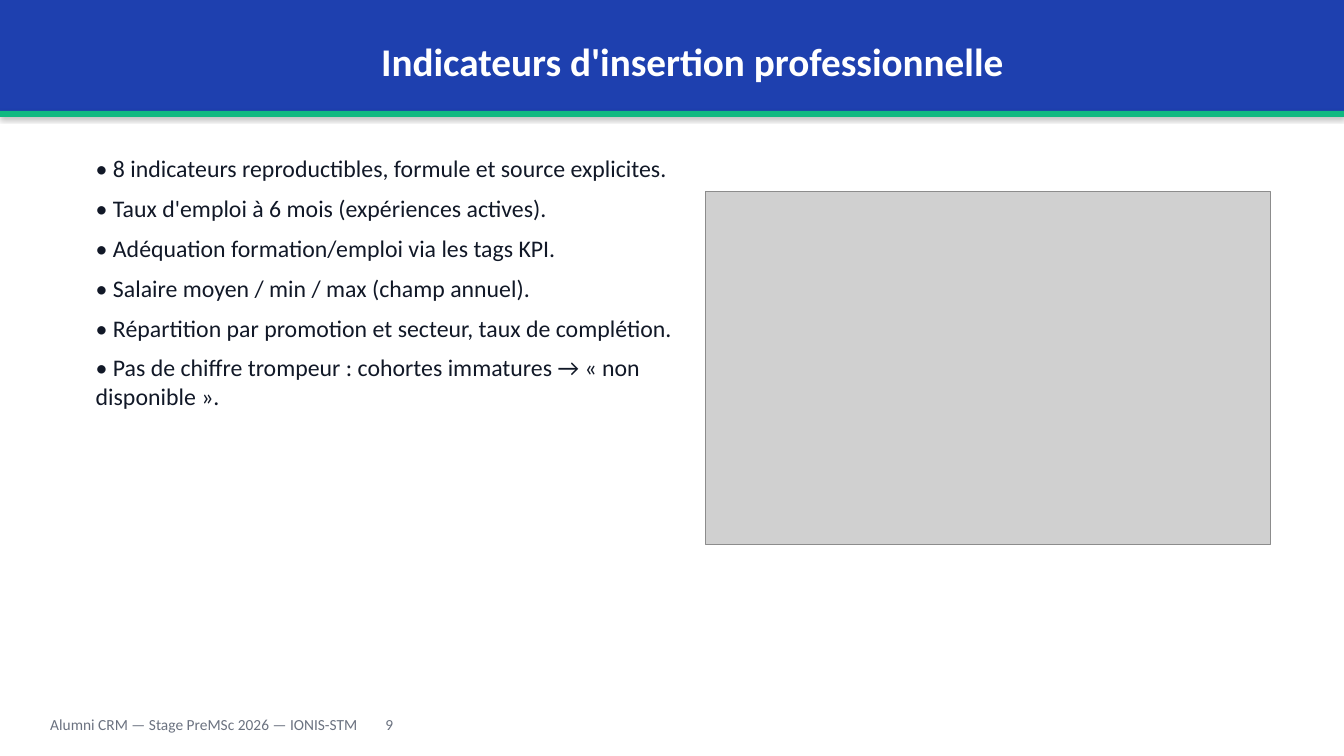
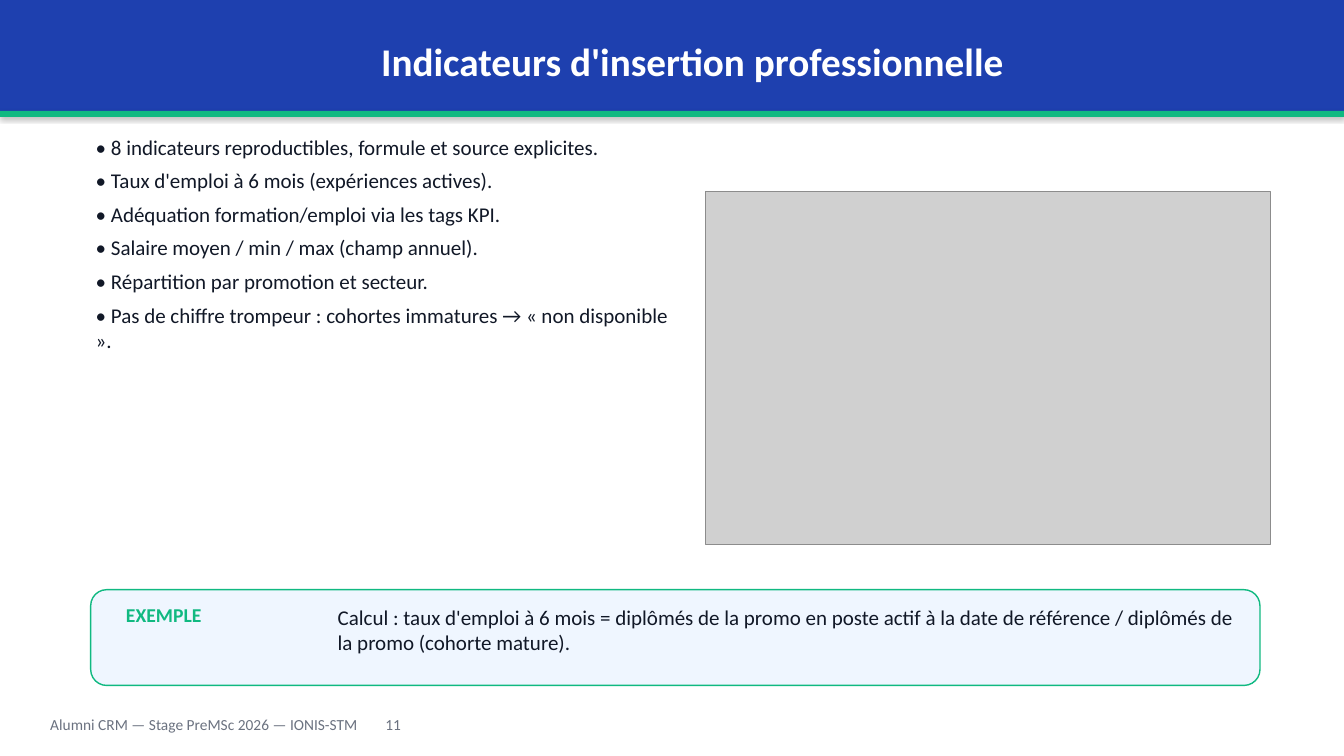
Before and after one commit to Rafikdjm/CRM_IONIS, a slide deck: slide 11 of Rapport/Soutenance - Alumni CRM - PreMSc 2026.pptx (slide 9 before the commit). Drawn at 1344x756 pixels with LibreOffice and Linux fonts; fonts in the diff are those of the drawing; grey boxes stand for pictures. Boxes give left, top, right and bottom in pixels: in the first picture for what was removed or moved away, otherwise in the second. Text is boxed around its words. In the diff, an @@ line names an element or a change of style, - is before the commit and + after.

```diff
--- a/Rapport/Soutenance - Alumni CRM - PreMSc 2026.pptx
+++ b/Rapport/Soutenance - Alumni CRM - PreMSc 2026.pptx
@@ text "• 8 indicateurs reproductibles, formule ..." moved from (x1=96, y1=160, x2=672, y2=409) to (x1=111, y1=140, x2=667, y2=327) @@
@@ text at (x1=111, y1=140, x2=667, y2=327): size 17 to 15 pt in "• 8 indicateurs reproductibles, formule et source ...", "• Taux d'emploi à 6 mois (expériences ...", "• Adéquation formation/emploi via les tags KPI.", "• Salaire moyen / min / max ..." and 1 more places; less space between paragraphs @@
@@ text at (x1=111, y1=274, x2=428, y2=293): text changed; size 17 to 15 pt @@
-• Répartition par promotion et secteur, taux de complétion.
+• Répartition par promotion et secteur.
@@ rounded rectangle added at (x1=91, y1=590, x2=1260, y2=686), fill #EFF6FF, outline #10B981 1 pt @@
@@ text added at (x1=126, y1=609, x2=201, y2=622), 14 pt, text #10B981, bold @@
+EXEMPLE
@@ text added at (x1=338, y1=610, x2=1232, y2=654), 15 pt, text #111827 @@
+Calcul : taux d'emploi à 6 mois = diplômés de la promo en poste actif à la date de référence / diplômés de la promo (cohorte mature).
@@ text at (x1=50, y1=719, x2=401, y2=733): text changed @@
-Alumni CRM — Stage PreMSc 2026 — IONIS-STM 9
+Alumni CRM — Stage PreMSc 2026 — IONIS-STM 11
```
Also in this commit, not shown: 7 other slides changed, 3 slides added, 1 slide removed, 1 other file.
